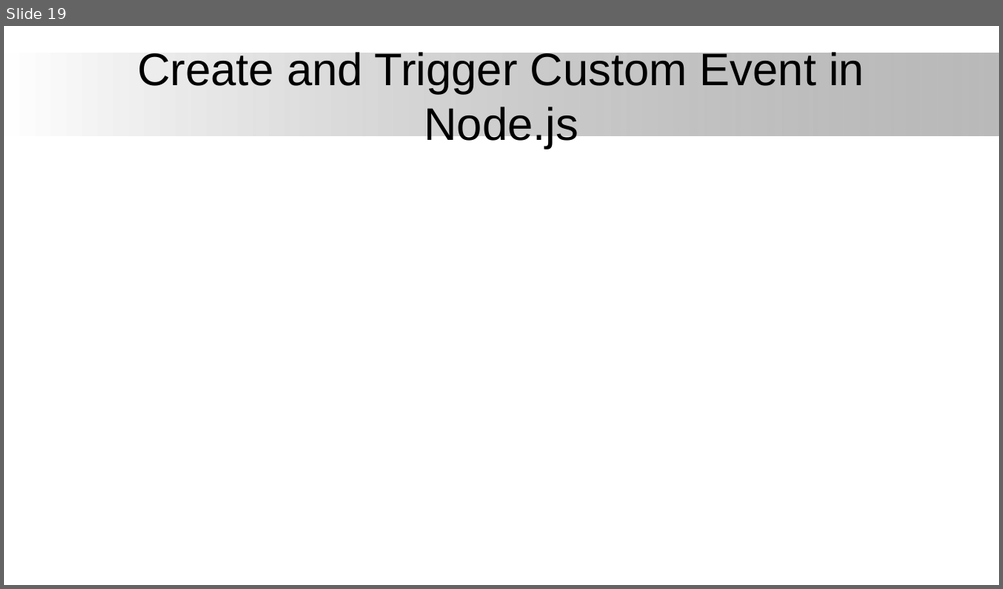
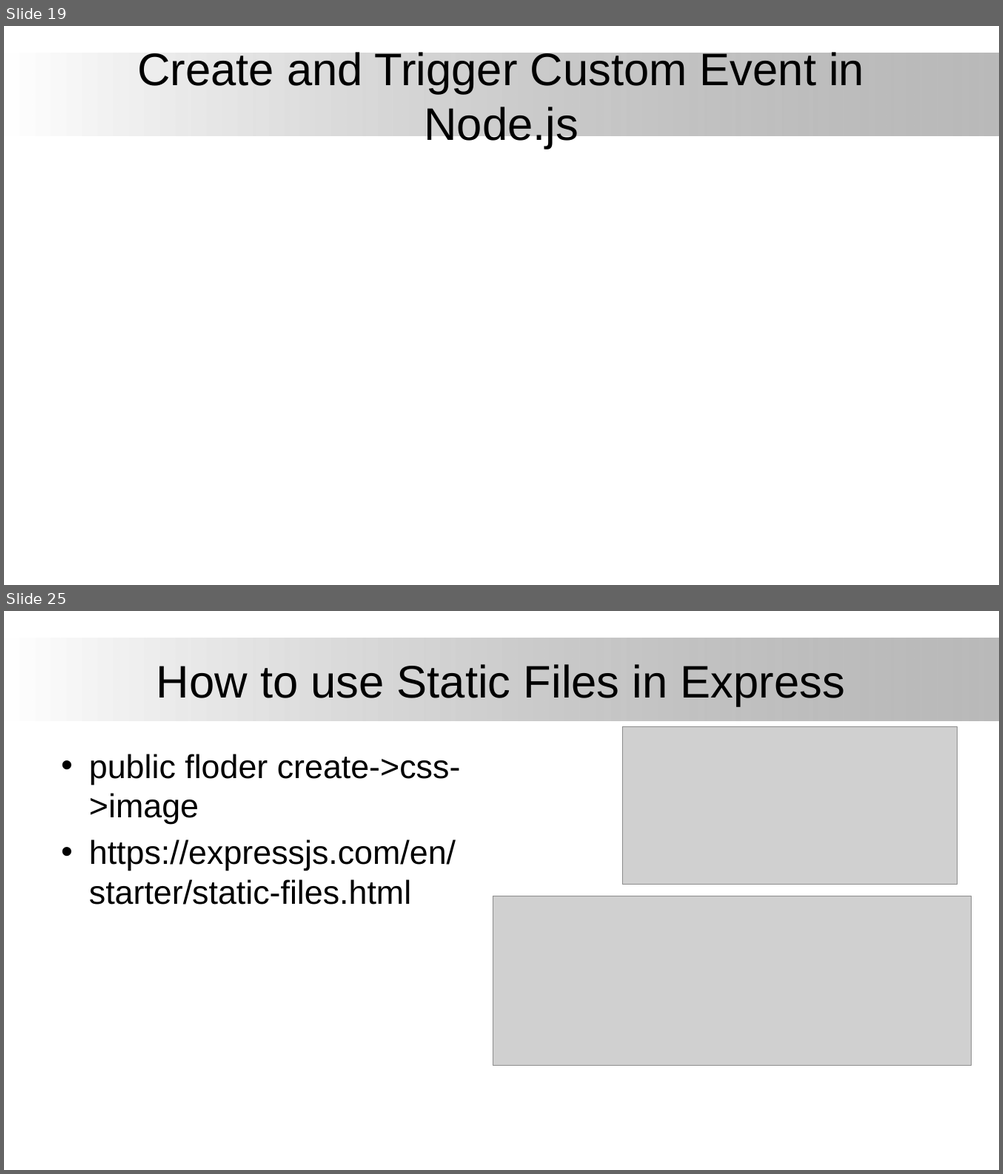
Before and after one commit to firstmentor/nodejs, a slide deck: Node Js.pptx. Shown one above the other, each under a label of ours: slide 19 before the commit, slides 19 and 25 after it; the slides between them are not shown. The pictures are 1003x589 and 1003x1174 pixels, drawn with LibreOffice and Linux fonts; fonts in the diff are those of the drawing; grey boxes stand for pictures; background and template pictures are left out. Boxes give left, top, right and bottom in pixels: in the first picture for what was removed or moved away, otherwise in the second. Text is boxed around its words. In the diff, an @@ line names an element or a change of style, - is before the commit and + after.

```diff
--- a/Node Js.pptx
+++ b/Node Js.pptx
@@ slide 25 added at <box>4,611,999,1170</box>, background #FFFFFF; not listed: 1 template element that a slide beside it also shows @@
@@ title added at <box>156,664,845,706</box>, 44 pt, text #000000 @@
+How to use Static Files in Express
@@ picture added at <box>623,726,957,884</box> @@
@@ text added at <box>89,754,461,905</box>, 32 pt, text #000000 @@
+• public floder create->css->image
+• https://expressjs.com/en/starter/static-files.html
@@ picture added at <box>493,896,972,1065</box> @@
```
Also in this commit, not shown: 1 slide changed, 6 other slides added, 18 other files.
